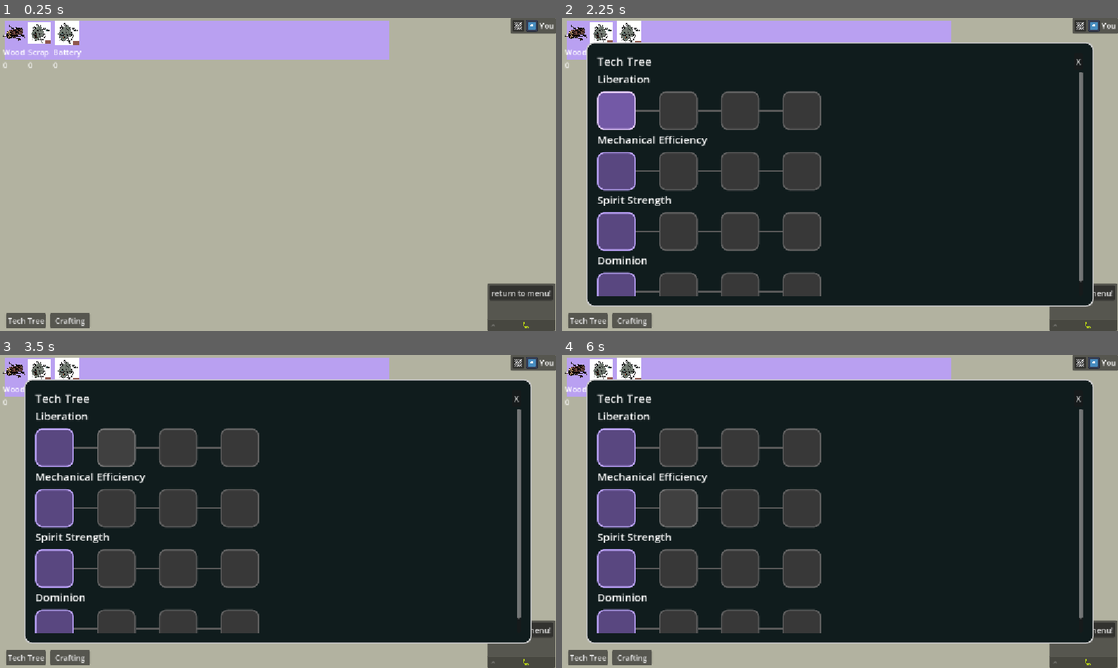
Above: before the commit, frames 1-4 (two rows, left to right).
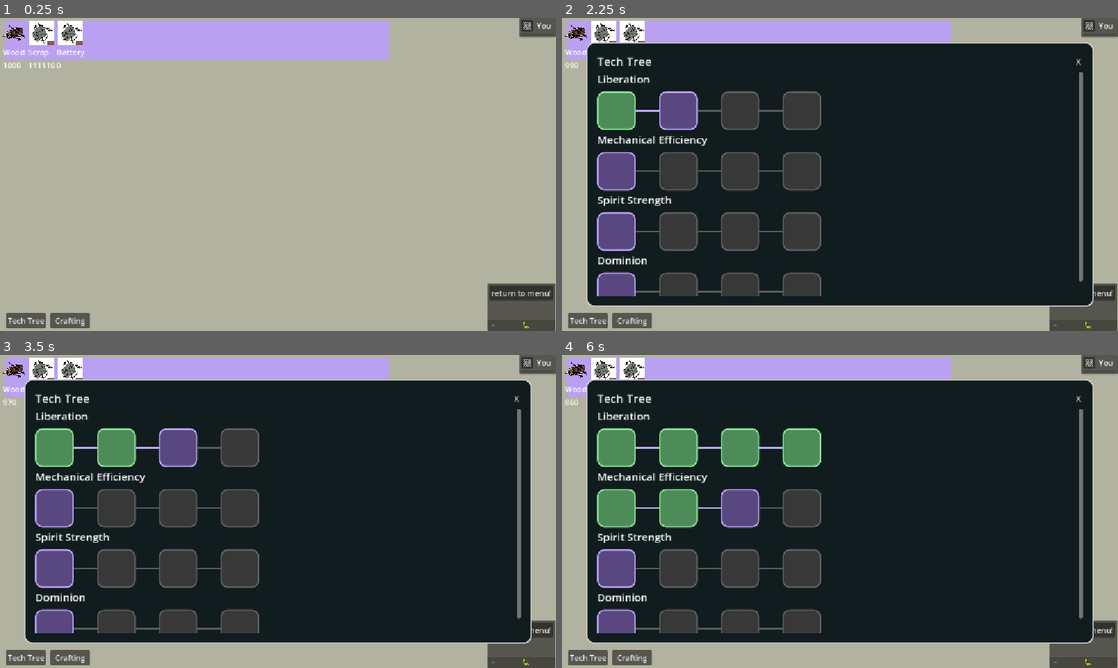
Above: after the commit, the same moments.

Repository: ChrstphrHll/brackeys2026.2
Game: Godot game, scene res://game.tscn
Two runs of this game, one before a commit and one after it. Both use one fixed random seed, a clock stepped at 60 frames per second and the inputs below. The engine's default icon, where the game draws it, is replaced by a stand-in: a white triangle on a blue panel in a dark square.
Inputs (mouse positions are in pixels of both pictures, inside the frame that each line leads up to):
- Up to frame 1 (0.25 s): no input
- Up to frame 2 (2.25 s): click "Tech Tree" at 0.5 s; click "Crafting" at 1.25 s; click (617, 111) at 2.02 s
- Up to frame 3 (3.5 s): click (116, 448) at 2.77 s
- Up to frame 4 (6 s): click (739, 448) at 3.52 s; click (801, 448) at 4.27 s; click (617, 508) at 5.02 s; click (678, 508) at 5.77 s

The runs differ from the first frame. In frame 1, 0.9% of the frame differs, in the area x 0-100%, y 0-16%; in frame 2, 2.4%; in frame 3, 3.3%; in frame 4, 6.7%, in the area x 0-100%, y 0-56%.
Error before the commit: Attempt to call function 'add_child' in base 'null instance' on a null instance. (res://autoloads/machines.gd:50)

Commit message:
feat: crafting

Diff:
--- a/autoloads/events.gd
+++ b/autoloads/events.gd
@@ -9,19 +9,19 @@
 signal recipe_unlocked
 signal recipe_selected
 
-func add_machine(machine: Machines.MachineInfo):
+func add_machine(machine: Machine):
 	machine_added.emit(machine)
 
 
-func lose_machine(machine: Machines.MachineInfo):
+func lose_machine(machine: Machine):
 	machine_lost.emit(machine)
 
 
-func start_machine_task(machine: Machines.MachineInfo):
+func start_machine_task(machine: Machine):
 	machine_task_started.emit(machine)
 
 
-func end_machine_task(machine: Machines.MachineInfo):
+func end_machine_task(machine: Machine):
 	machine_task_ended.emit(machine)
 
 
--- a/autoloads/machines.gd
+++ /dev/null
@@ -1,111 +0,0 @@
-extends Node
-
-const machine_scene = preload("res://machines/machine.tscn")
-
-
-var machines = [MachineInfo.new(
-	"You",
-	preload("res://icon.svg"),
-)]
-
-
-# Called when the node enters the scene tree for the first time.
-func _ready():
-	pass
-
-
-func add_new_machine(name: String, icon: Resource, speed: int, efficiency: int, tasks: Array):
-	var test_machine = MachineInfo.new(
-		name,
-		icon,
-		speed,
-		efficiency,
-		tasks
-	)
-	print(tasks)
-	machines.append(test_machine)
-	Events.add_machine(test_machine)
-
-class MachineInfo extends Node:
-	var _id: int
-	var _machine_name: String
-	var _icon: Resource
-	var _speed: int
-	var _efficiency: int
-	var _tasks = []
-	var _current_task: String
-	var _task_timer = Timer.new()
-	var _current_task_time_cost: int = -1
-
-
-	func _init(machine_name, icon, speed = 1, efficiency = 10, tasks = []):
-		_id = ResourceUID.create_id()
-		ResourceUID.add_id(_id, "machine_ids")
-		_machine_name = machine_name
-		_icon = icon
-		_speed = speed
-		_efficiency = efficiency
-		_tasks = tasks
-		add_child(_task_timer)
-		get_tree().add_child(self)
-
-
-	func get_id() -> int:
-		return _id
-
-
-	func get_machine_name() -> String:
-		return _machine_name
-
-
-	func get_icon() -> Resource:
-		return _icon
-
-
-	func get_speed() -> int:
-		return _speed
-
-
-	func get_efficiency() -> int:
-		return _efficiency
-
-
-	func get_task_time_cost() -> int:
-		return _current_task_time_cost
-
-
-	func getSideBarView() -> Machine:
-		var instantiated_machine = machine_scene.instantiate()
-		instantiated_machine.machine_info = self
-		return instantiated_machine
-
-
-	func get_sidebar_tasks():
-		return _tasks.filter(Tasks.is_sidebar_task)
-
-
-	func get_sidebar_task(id: int):
-		var sidebar_tasks = get_sidebar_tasks()
-		return sidebar_tasks[id]
-
-
-	func implement_consequence(task_name):
-		pass
-
-
-	func start_task(task_name: String, time_cost: int, bound_callback: Callable):
-		_current_task = task_name
-		_task_timer.timeout.connect(bound_callback)
-		Events.start_machine_task(self)
-
-		_task_timer.start(time_cost)
-		await get_tree().create_timer(time_cost).timeout
-		print("waited")
-
-
-	func end_task(bound_callback):
-		implement_consequence(_current_task)
-		_task_timer.timeout.disconnect(bound_callback)
-		_current_task = ""
-		_current_task_time_cost = -1
-		Events.end_machine_task(self)
--- a/autoloads/resources.gd
+++ b/autoloads/resources.gd
@@ -5,22 +5,24 @@
 
 var _resources = {
 	"wood": {
-		"amount": 0,
+		"amount": 1000,
 		"gatherable": 1,
 		"difficulty": 1,
 		"abundance": 1,
 		"icon": preload("res://assets/WoodResource.png")
 	},
 	"scrap": {
-		"amount": 0,
+		"amount": 111110,
 		"gatherable": 1,
-		"difficulty": 2,
+		"difficulty": 20,
 		"abundance": 0.2,
 		"icon": preload("res://assets/scrap.png")
 	},
 	"battery": {
 		"amount": 0,
 		"gatherable": -1,
+		"difficulty": 20,
+		"abundance": 0.2,
 		"crafting_cost": {
 			"wood": 10,
 			"scrap": 10
--- a/autoloads/tasks.gd
+++ b/autoloads/tasks.gd
@@ -6,21 +6,27 @@
 		"title": "Scavenge",
 		"start": start_scavenge_task,
 		"end": end_scavenge_task,
-	},
-	{
-		"title": "Craft",
-		"start": start_craft_task,
-		"end": end_craft_task,
 	}
 ]
 
 
-func start_craft_task(resource, machine: Machines.MachineInfo):
-	pass
+func start_craft_task(resource, machine: Machine):
+	var task_name = "Crafting " + resource
+
+	var difficulty = Resources.get_resource_difficulty(resource)
+	var time_cost = difficulty * machine.speed
+
+	machine.start_task(task_name, time_cost, end_craft_task.bind(resource, machine))
 
 
-func end_craft_task():
-	pass
+func end_craft_task(resource, machine: Machine):
+	var costs = Resources.get_resource_crafting_cost(resource)
+	if not Resources.can_afford(costs):
+		print("cant affor ", resource)
+
+	Resources.spend_resources(costs)
+	Resources.modify_resource(resource, 1)
+	machine.end_task(end_craft_task)
 
 
 func gather_task_factory(resource):
@@ -37,38 +43,38 @@
 
 
 func start_gather_factory(resource):
-	return func (machine: Machines.MachineInfo): start_gather_task(resource, machine)
+	return func (machine: Machine): start_gather_task(resource, machine)
 
 
 func end_gather_factory(resource):
-	return func (machine: Machines.MachineInfo): end_gather_task(resource, machine)
+	return func (machine: Machine): end_gather_task(resource, machine)
 
 
-func start_gather_task(resource, machine: Machines.MachineInfo):
+func start_gather_task(resource, machine: Machine):
 	var task_name = "Gathering " + resource
 
 	var difficulty = Resources.get_resource_difficulty(resource)
-	var time_cost = difficulty * machine.get_speed()
+	var time_cost = difficulty * machine.speed
 	print("gathering start")
 	machine.start_task(task_name, time_cost, end_gather_task.bind(resource, machine))
 
 
-func end_gather_task(resource, machine: Machines.MachineInfo):
+func end_gather_task(resource, machine: Machine):
 	print("gathering end")
 	var abundance = Resources.get_resource_abundance(resource)
-	var resource_gain = abundance * machine.get_efficiency()
+	var resource_gain = abundance * machine.efficiency
 
 	Resources.modify_resource(resource, resource_gain)
 	machine.end_task(end_gather_task)
 
 
-func start_scavenge_task(machine: Machines.MachineInfo):
+func start_scavenge_task(machine: Machine):
 	const progressing_title = "Scavenging"
 
 	machine.start_task(progressing_title, 1, end_scavenge_task.bind(machine))
 
 
-func end_scavenge_task(machine: Machines.MachineInfo):
+func end_scavenge_task(machine: Machine):
 	machine.end_task(end_scavenge_task)
 	var scavenge_result = Zones.get_scavenge_result(machine.efficiency)
 
--- a/game.gd
+++ b/game.gd
@@ -2,6 +2,7 @@
 
 
 @onready var machines = [$UI/Machines/Machine]
+var machine_scene = preload("res://machines/machine.tscn")
 
 @onready var tech_tree_button: Button = $UI/TechTreeButton
 @onready var tech_tree_menu = $UI/TechTreeMenu
@@ -12,13 +13,12 @@
 		tech_tree_menu.open_menu
 	)
 	Events.machine_added.connect(_on_machine_added)
-	Machines.add_new_machine(
-		"You",
-		preload("res://icon.svg"),
-		1,
-		1,
-		[Tasks.task_list[0]]
-	)
+	add_new_machine()
+
+func add_new_machine():
+	var instantiated_machine = machine_scene.instantiate()
+	instantiated_machine.machine_name = "You"
+	Events.add_machine(instantiated_machine)
 
 
 # Called every frame. 'delta' is the elapsed time since the previous frame.
@@ -30,9 +30,8 @@
 	SceneManager.go_to("main_menu")
 
 
-func _on_machine_added(machine: Machines.MachineInfo):
-	var sidebarScene = machine.getSideBarView()
-	$UI/Machines.add_child(sidebarScene)
+func _on_machine_added(machine: Machine):
+	$UI/Machines.add_child(machine)
 
 
 func _on_crafting_button_pressed():
--- a/machines/machine.gd
+++ b/machines/machine.gd
@@ -2,7 +2,15 @@
 
 class_name Machine
 
-var machine_info: Machines.MachineInfo
+
+@export var machine_name: String = "test"
+var machine_icon: Resource
+var current_task: String
+
+var id: int = ResourceUID.create_id_for_path("machine_ids")
+
+var speed = 1
+var efficiency = 10
 
 @onready var task_timer: Timer = $TaskTimer
 @onready var task_selector = $MarginContainer/VBoxContainer/HBoxContainer/MenuButton
@@ -10,13 +18,11 @@
 
 # Called when the node enters the scene tree for the first time.
 func _ready():
-	Events.machine_task_started.connect(build_on_change)
-	Events.machine_task_ended.connect(build_on_change)
-	print(machine_info.get_sidebar_tasks())
 	task_selector.get_popup().id_pressed.connect(_task_menu_trigger)
-
+	Tasks.task_list.map(_add_task_option)
 	build()
 
+	ResourceUID.add_id(id, "machine_ids")
 
 
 # Called every frame. 'delta' is the elapsed time since the previous frame.
@@ -25,45 +31,49 @@
 
 
 func _task_menu_trigger(id: int):
-	machine_info.get_sidebar_task(id).start.call(machine_info)
+	Tasks.task_list[id].start.call(self)
 
 
 func _add_task_option(task):
 	task_selector.get_popup().add_item(task.title)
 
 
-func build_on_change(new_machine_info: Machines.MachineInfo):
-	if new_machine_info.get_id() != machine_info.get_id():
-		return
-	machine_info = new_machine_info
-	build()
-
-
 func build():
-	set_progress_bar_maximum()
 	set_machine_name()
 	set_icon()
-	set_tasks()
 
 
 func set_machine_name():
 	$MarginContainer/VBoxContainer/HBoxContainer/MachineName.text = \
-		machine_info.get_machine_name()
+		machine_name
 
 
 func set_icon():
 	$MarginContainer/VBoxContainer/HBoxContainer/MachineIcon.texture = \
-		machine_info.get_icon()
+		machine_icon
 
 
-func set_progress_bar_maximum():
-	var time_cost = machine_info.get_task_time_cost()
+func set_progress_bar_maximum(time_cost):
 	if time_cost == -1:
 		progress_bar.hide()
 	else:
 		progress_bar.max_value = time_cost
 
 
-func set_tasks():
-	print("setting tasks", machine_info.get_sidebar_tasks())
-	var tasks = machine_info.get_sidebar_tasks().map(_add_task_option)
+func implement_consequence(task_name):
+	pass
+
+
+func start_task(task_name: String, time_cost: int, bound_callback: Callable):
+	Events.start_machine_task(self)
+	current_task = task_name
+	task_timer.timeout.connect(bound_callback)
+	$MarginContainer/VBoxContainer/ProgressBar.max_value = time_cost
+	task_timer.start(time_cost)
+
+
+func end_task(bound_callback):
+	Events.end_machine_task(self)
+	implement_consequence(current_task)
+	task_timer.timeout.disconnect(bound_callback)
+	current_task = ""
--- a/machines/machine.tscn
+++ b/machines/machine.tscn
@@ -17,8 +17,6 @@
 offset_right = 277.0
 offset_bottom = 47.0
 script = ExtResource("1_2sueh")
-machine_name = null
-machine_icon = null
 
 [node name="MarginContainer" type="MarginContainer" parent="." unique_id=1217634481]
 layout_mode = 2
--- a/ui/crafting_menu.gd
+++ b/ui/crafting_menu.gd
@@ -4,8 +4,9 @@
 	$OuterMargin/Panel/InnerMargin/VBox/HBoxContainer/ResourceVBox/ResourceScrollBox/GridContainer
 @onready var craft_button = \
 	$OuterMargin/Panel/InnerMargin/VBox/HBoxContainer/MachineVBox/CraftButton
-@onready var machine_vbox_container = \
-	$OuterMargin/Panel/InnerMargin/VBox/HBoxContainer/MachineVBox/MachineScrollContainer/VBoxContainer
+@onready var machine_options = \
+	$OuterMargin/Panel/InnerMargin/VBox/HBoxContainer/MachineVBox/MachineOptions
+
 
 signal machine_selected
 
@@ -13,7 +14,6 @@
 var machine_scene = preload("res://machines/machine.tscn")
 
 var selected_recipe = null
-var selected_machine = null
 
 var currently_available_machines = {}
 
@@ -41,9 +41,6 @@
 func _new_crafting_recipe(resource):
 	var instantiated_recipe = recipe_scene.instantiate()
 	instantiated_recipe.resource = resource
-
-	instantiated_recipe.gui_input.connect(_test)
-
 	grid_container.add_child(instantiated_recipe)
 
 
@@ -55,33 +52,33 @@
 		craft_button.disabled = false
 
 
-func _test():
-	print("woha")
-
-
 func _add_available_machine(machine: Machine):
-	var machine_selector = Button.new()
-	machine_selector.text = machine.machine_name
-	machine_selector.toggle_mode = true
-	machine_selector.toggled.connect(_set_selected_machine.bind(machine))
-	machine_selected.connect(_set_machine_toggle.bind(machine, machine_selector))
-
-	machine_vbox_container.add_child(machine_selector)
-
-	currently_available_machines[machine] = machine_selector
-
-
-func _set_machine_toggle(selected_machine, machine, machine_selector):
-	print("comparing ", machine, " with ", selected_machine)
-	if not selected_machine == machine:
-		machine_selector.button_pressed = false
-
-
-func _set_selected_machine(toggled_on, machine: Machine):
-	machine_selected.emit(machine)
+	print("adding machine with id", machine.id)
+	machine_options.add_item(machine.machine_name, machine.id)
+	var item_id = machine_options.get_item_index(machine.id)
+	machine_options.set_item_metadata(item_id, machine.id)
+	currently_available_machines[machine.id] = machine
 
 
 func _lose_available_machine(machine: Machine):
-	if currently_available_machines.has(machine):
-		currently_available_machines[machine].queue_free()
+	if currently_available_machines.has(machine.id):
+		var item_id = machine_options.get_item_id(machine.id)
+		machine_options.remove_item(item_id)
 		currently_available_machines.erase(machine)
+
+
+func _on_craft_button_pressed():
+	var selected_machine_id = machine_options.get_selected_metadata()
+	var costs = Resources.get_resource_crafting_cost(selected_recipe)
+	var canAfford = Resources.can_afford(costs)
+
+	if not canAfford:
+		print("cant afford ", selected_recipe)
+		return
+
+	Tasks.start_craft_task(selected_recipe, currently_available_machines[selected_machine_id])
+	hide()
+
+
+func _on_machine_options_item_selected(index):
+	pass # Replace with function body.
--- a/ui/crafting_menu.tscn
+++ b/ui/crafting_menu.tscn
@@ -109,14 +109,9 @@
 layout_mode = 2
 text = "Select who to craft it"
 
-[node name="MachineScrollContainer" type="ScrollContainer" parent="OuterMargin/Panel/InnerMargin/VBox/HBoxContainer/MachineVBox" unique_id=509114467]
-layout_mode = 2
-size_flags_vertical = 3
-
-[node name="VBoxContainer" type="VBoxContainer" parent="OuterMargin/Panel/InnerMargin/VBox/HBoxContainer/MachineVBox/MachineScrollContainer" unique_id=1550916070]
+[node name="MachineOptions" type="OptionButton" parent="OuterMargin/Panel/InnerMargin/VBox/HBoxContainer/MachineVBox" unique_id=1195497434]
 layout_mode = 2
 size_flags_horizontal = 3
-size_flags_vertical = 3
 
 [node name="CraftButton" type="Button" parent="OuterMargin/Panel/InnerMargin/VBox/HBoxContainer/MachineVBox" unique_id=124369796]
 layout_mode = 2
@@ -124,3 +119,5 @@
 text = "Craft"
 
 [connection signal="pressed" from="OuterMargin/Panel/InnerMargin/VBox/Header/CloseButton" to="." method="_on_close_button_pressed"]
+[connection signal="item_selected" from="OuterMargin/Panel/InnerMargin/VBox/HBoxContainer/MachineVBox/MachineOptions" to="." method="_on_machine_options_item_selected"]
+[connection signal="pressed" from="OuterMargin/Panel/InnerMargin/VBox/HBoxContainer/MachineVBox/CraftButton" to="." method="_on_craft_button_pressed"]
--- a/ui/crafting_recipe.gd
+++ b/ui/crafting_recipe.gd
@@ -29,10 +29,6 @@
 		costs.add_child(instantiated_cost_helper)
 
 
-# Called every frame. 'delta' is the elapsed time since the previous frame.
-func _process(delta):
-	pass
-
 
 func _on_toggled(toggled_on):
 	if toggled_on:
Not shown, removed: autoloads/machines.gd.uid
